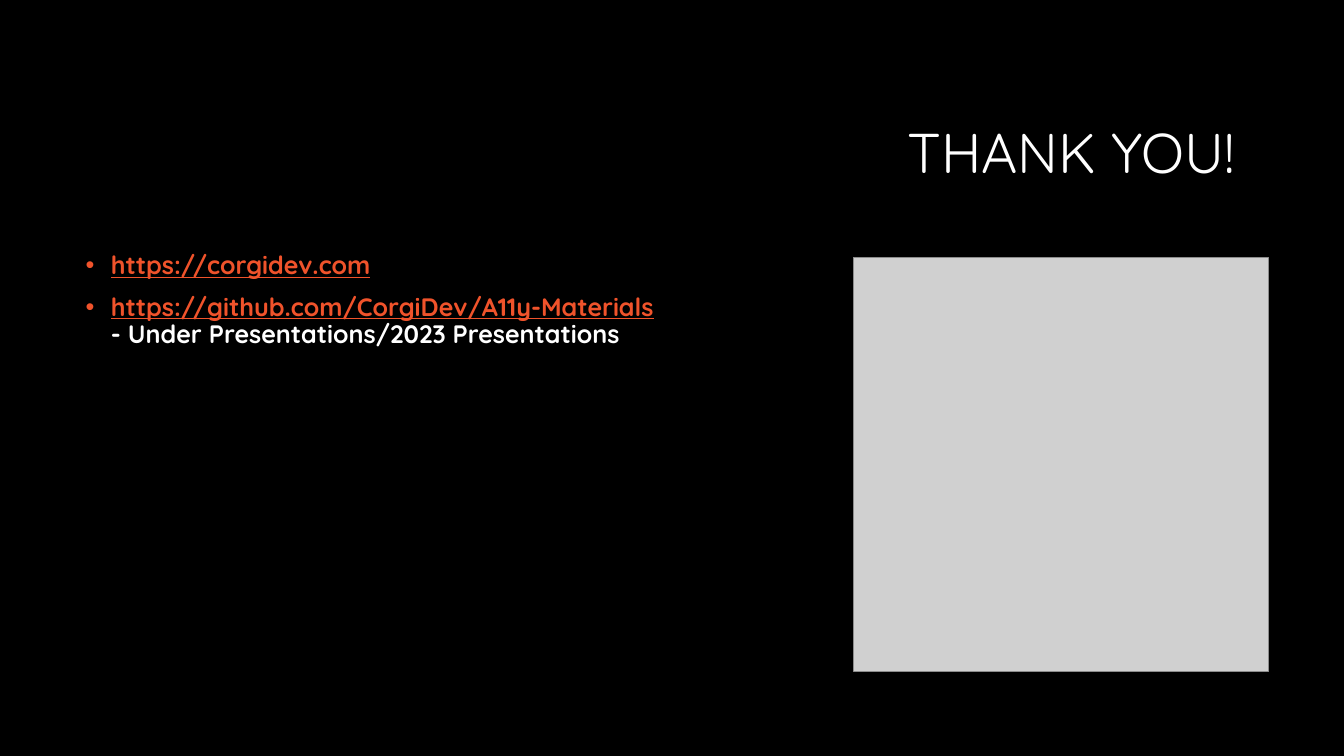
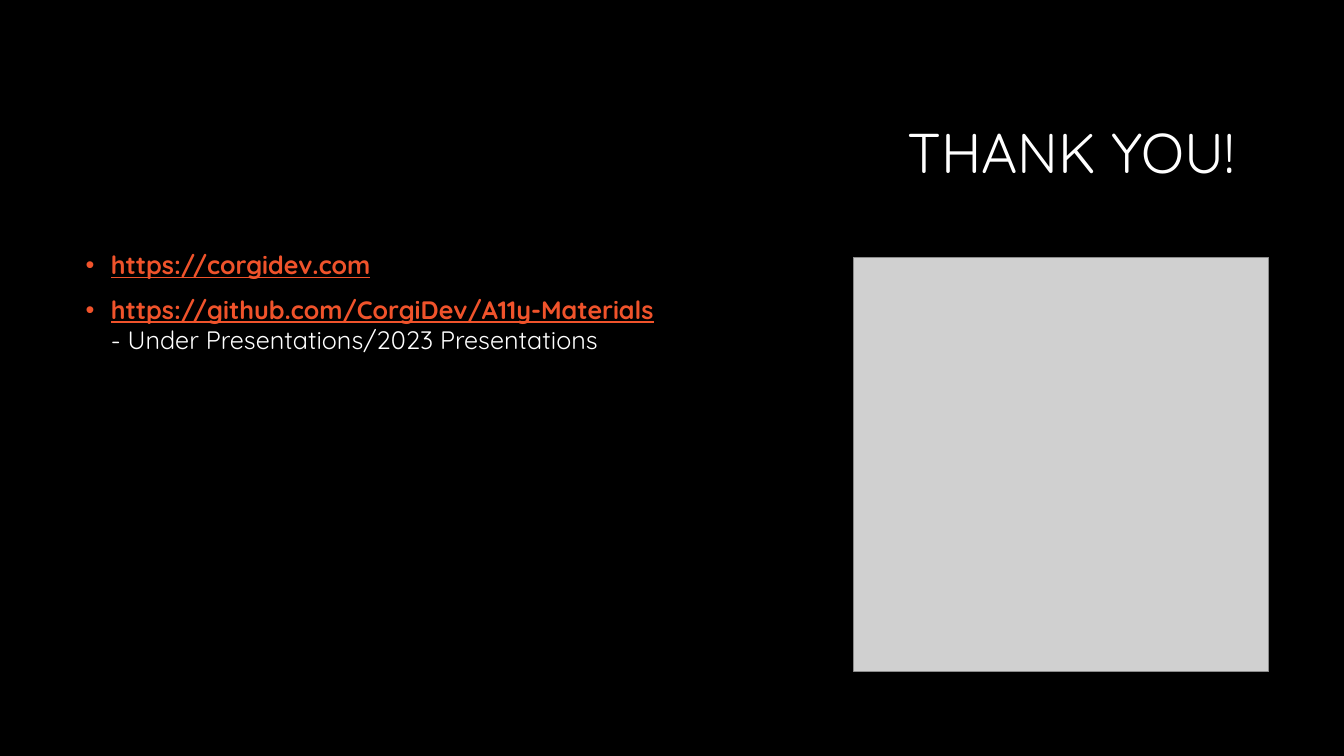
Before and after one commit to CorgiDev/A11y-Materials, a slide deck: slide 18 of Presenations/2023 Presentations/AccessibilityTesting101-CincyDeliver2023.pptx. Drawn at 1344x756 pixels with LibreOffice and Linux fonts; fonts in the diff are those of the drawing; grey boxes stand for pictures; background and template pictures are left out. Boxes give left, top, right and bottom in pixels: in the first picture for what was removed or moved away, otherwise in the second. Text is boxed around its words. In the diff, an @@ line names an element or a change of style, - is before the commit and + after.

```diff
--- a/Presenations/2023 Presentations/AccessibilityTesting101-CincyDeliver2023.pptx
+++ b/Presenations/2023 Presentations/AccessibilityTesting101-CincyDeliver2023.pptx
@@ text at box(111, 299, 654, 352): bold off in "- Under Presentations/2023 Presentations"; line spacing 0.9 to 1 @@
```
Also in this commit, not shown: 4 other slides changed.
